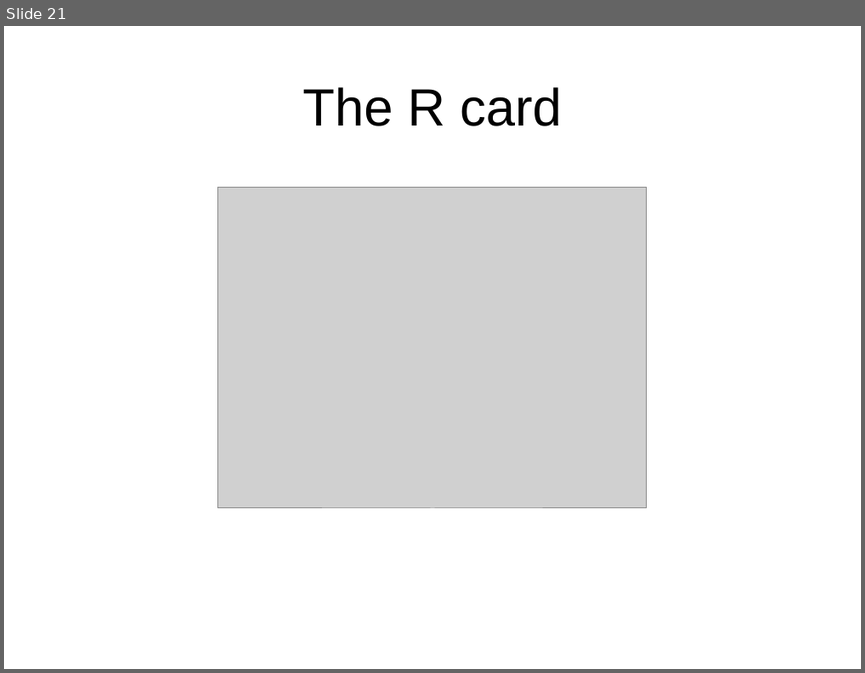
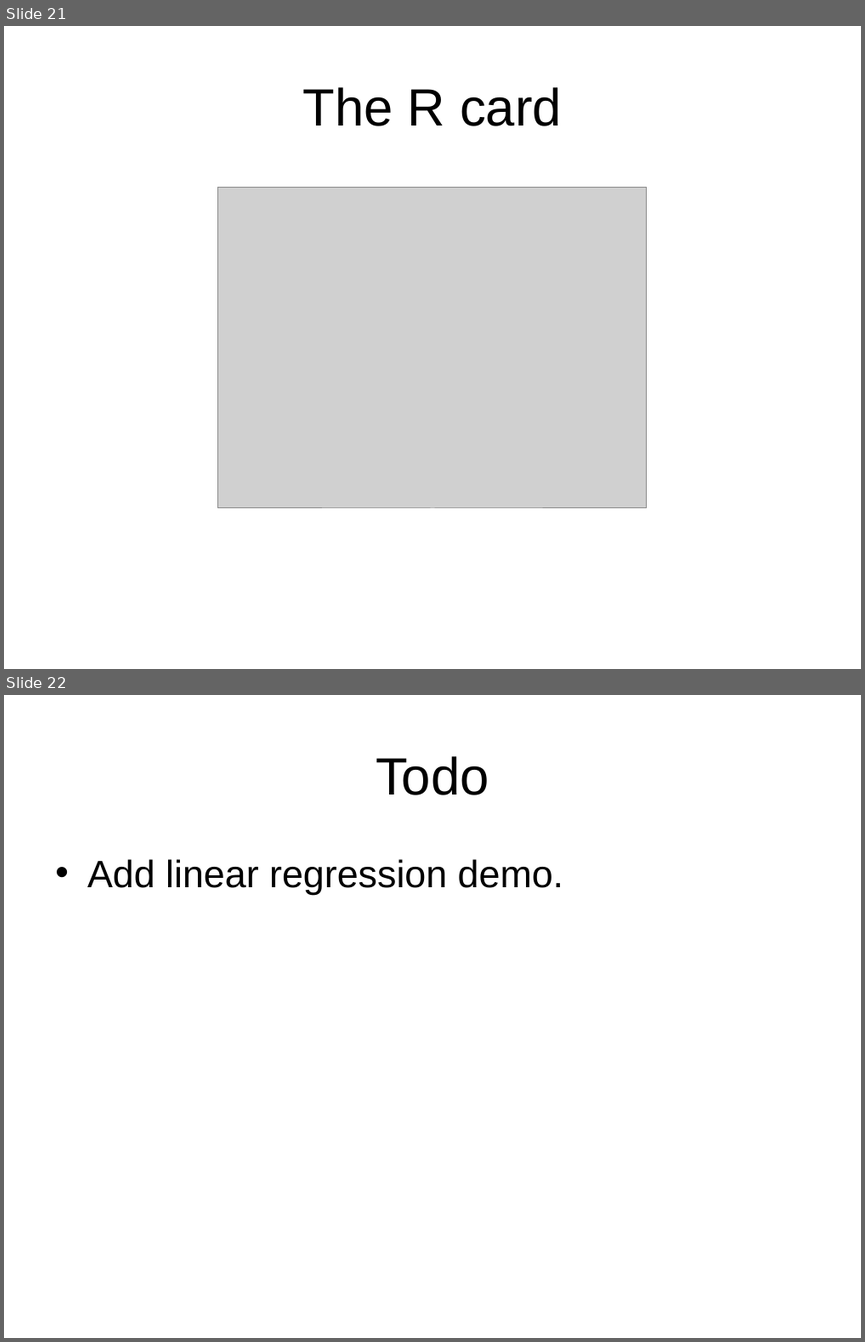
Before and after one commit to hongqin/R-workshop-GAS14, a slide deck: 1.Introduction_to_R/Learning_R_by_metricExample.ppt. Shown one above the other, each under a label of ours: slide 21 before the commit, slides 21 and 22 after it. The pictures are 865x673 and 865x1342 pixels, drawn with LibreOffice and Linux fonts; fonts in the diff are those of the drawing; grey boxes stand for pictures. Boxes give left, top, right and bottom in pixels: in the first picture for what was removed or moved away, otherwise in the second. Text is boxed around its words. In the diff, an @@ line names an element or a change of style, - is before the commit and + after.

```diff
--- a/1.Introduction_to_R/Learning_R_by_metricExample.ppt
+++ b/1.Introduction_to_R/Learning_R_by_metricExample.ppt
@@ slide 22 added at (4, 695, 861, 1338), background #FFFFFF @@
@@ title added at (375, 756, 489, 795), 44 pt, text #000000 @@
+Todo
@@ text added at (87, 859, 563, 895), 32 pt, text #000000 @@
+• Add linear regression demo.
```
Also in this commit, not shown: 3 other files.
